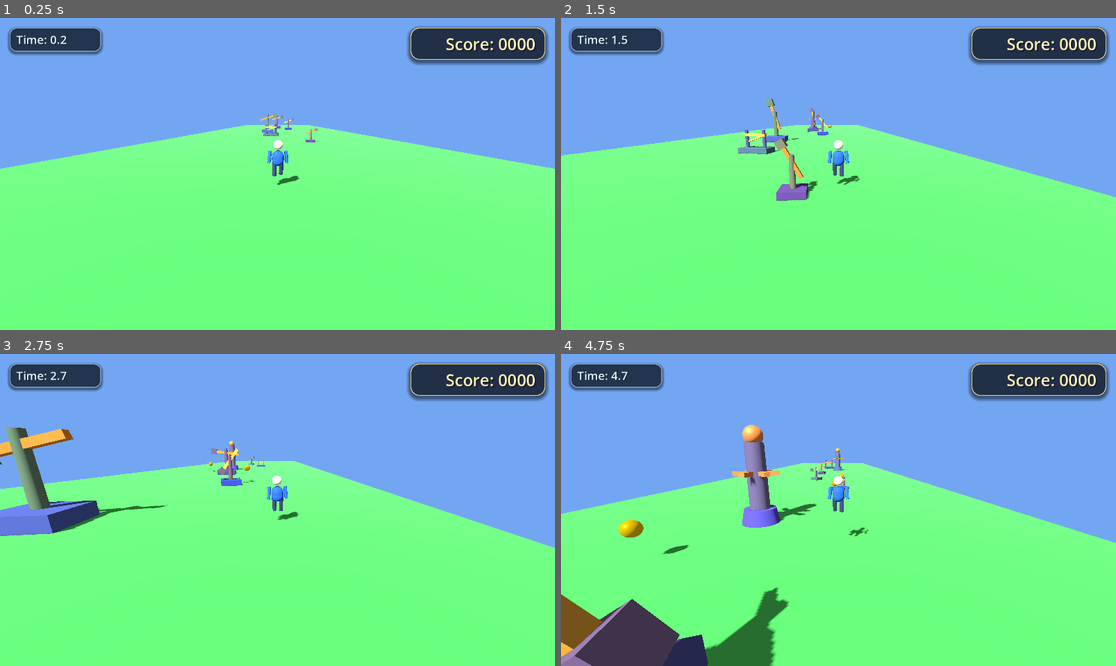
Above: before the commit, frames 1-4 (two rows, left to right).
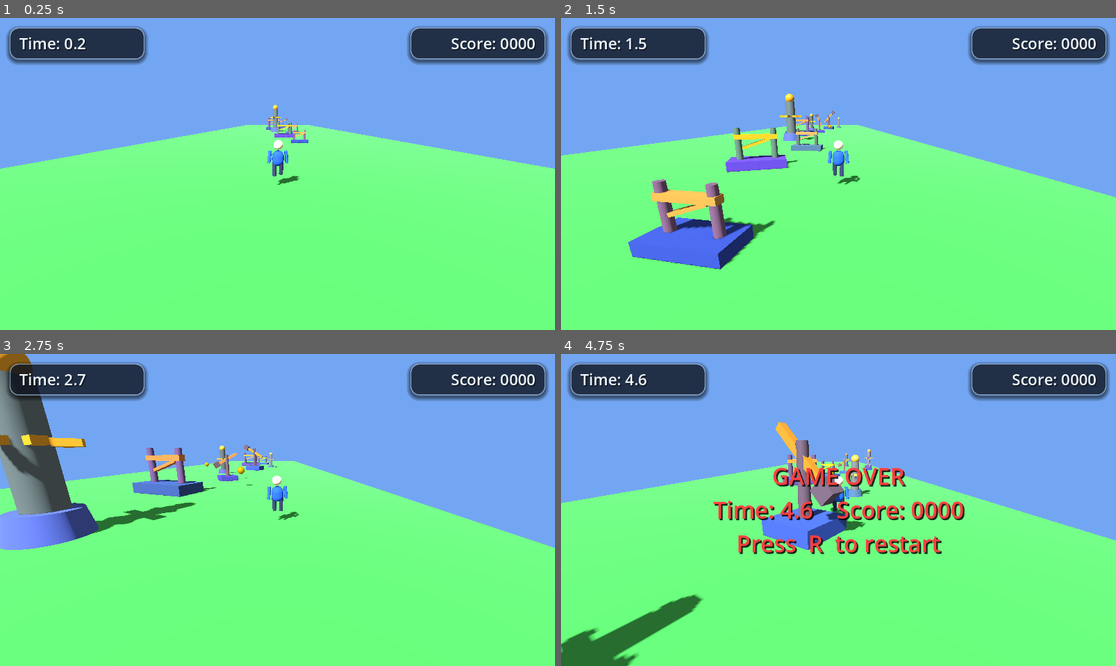
Above: after the commit, the same moments.

Repository: taiwuyang1/hello-godot
Game: Godot game, scene res://main.tscn
Two runs of this game, one before a commit and one after it. Both use one fixed random seed, a clock stepped at 60 frames per second and the inputs below.
Inputs:
- Up to frame 1 (0.25 s): no input
- Up to frame 2 (1.5 s): hold D (move_right) 0.53-1.28 s; tap Space (jump) at 0.77 s; hold A (move_left) from 1.28 s (still down)
- Up to frame 3 (2.75 s): tap Space (jump) at 1.52 s; release A (move_left) at 2.03 s; hold D (move_right) from 2.03 s (still down)
- Up to frame 4 (4.75 s): tap Space (jump) at 3.02, 3.77, 4.52 s; release D (move_right) at 3.53 s; hold A (move_left) from 3.53 s (still down)

The runs differ from the first frame. In frame 1, 3.3% of the frame differs, in the area x 1-99%, y 2-54%; in frame 2, 9.1%; in frame 3, 11%; in frame 4, 18%, in the area x 0-100%, y 2-100%.

Commit message:
加大关卡难度

Diff:
--- a/Main.gd
+++ b/Main.gd
@@ -5,7 +5,7 @@
 ## Collect gold pickups for points; hit an obstacle or fall off → Game Over.
 
 # ───────── tunables ─────────
-const RUN_SPEED       := 14.0
+const RUN_SPEED       := 16.0
 const STRAFE_SPEED    := 10.0
 const JUMP_VELOCITY   := 7.0
 const GRAVITY         := 20.0
@@ -13,10 +13,12 @@
 const CAM_PITCH_DEG   := -15.0
 
 const SPAWN_HORIZON   := 60.0
-const SPAWN_Z_GAP_MIN := 8.0
-const SPAWN_Z_GAP_MAX := 12.0
-const SPAWN_X_RANGE   := 4.0
-const MAX_OBSTACLES   := 10
+const SPAWN_Z_GAP_MIN := 6.2
+const SPAWN_Z_GAP_MAX := 9.2
+const SPAWN_X_RANGE   := 13.0
+const SPAWN_FOLLOW_WEIGHT := 0.90
+const SPAWN_LANE_HALF_WIDTH := 2.2
+const MAX_OBSTACLES   := 14
 const CLEANUP_BEHIND  := 40.0
 
 const PICKUP_Z_MIN    := 25.0     # pickups spawn 25–40 m ahead
@@ -29,6 +31,14 @@
 const FALL_LIMIT      := -10.0
 
 @export var pickup_points: int = 10
+
+class HeadScoreFloat:
+	var label: Label
+	var base_offset: Vector3 = Vector3.ZERO
+	var rise_height: float = 0.9
+	var drift_x: float = 0.0
+	var duration: float = 0.5
+	var age: float = 0.0
 
 # ───────── runtime refs ─────────
 var player       : CharacterBody3D
@@ -55,6 +65,7 @@
 var gameover_label : Label
 var ui_root        : Control
 var score_card     : PanelContainer
+var head_score_floats: Array[HeadScoreFloat] = []
 
 # ───────── game state ─────────
 var game_over  : bool  = false
@@ -348,43 +359,44 @@
 	time_card.anchor_bottom = 0.0
 	time_card.offset_left = 20
 	time_card.offset_top = 20
-	time_card.offset_right = 210
-	time_card.offset_bottom = 66
+	time_card.offset_right = 300
+	time_card.offset_bottom = 86
 	time_card.mouse_filter = Control.MOUSE_FILTER_IGNORE
 
 	var time_style := StyleBoxFlat.new()
-	time_style.bg_color = Color(0.05, 0.08, 0.13, 0.55)
-	time_style.corner_radius_top_left = 14
-	time_style.corner_radius_top_right = 14
-	time_style.corner_radius_bottom_right = 14
-	time_style.corner_radius_bottom_left = 14
+	time_style.bg_color = Color(0.07, 0.1, 0.16, 0.62)
+	time_style.corner_radius_top_left = 18
+	time_style.corner_radius_top_right = 18
+	time_style.corner_radius_bottom_right = 18
+	time_style.corner_radius_bottom_left = 18
 	time_style.border_width_left = 2
 	time_style.border_width_top = 2
 	time_style.border_width_right = 2
 	time_style.border_width_bottom = 2
-	time_style.border_color = Color(0.75, 0.88, 1.0, 0.5)
-	time_style.shadow_color = Color(0, 0, 0, 0.45)
-	time_style.shadow_size = 6
-	time_style.shadow_offset = Vector2(0, 3)
+	time_style.border_color = Color(0.75, 0.88, 1.0, 0.6)
+	time_style.shadow_color = Color(0, 0, 0, 0.5)
+	time_style.shadow_size = 9
+	time_style.shadow_offset = Vector2(0, 4)
 	time_card.add_theme_stylebox_override("panel", time_style)
 	ui_root.add_child(time_card)
 
 	var time_margin := MarginContainer.new()
-	time_margin.add_theme_constant_override("margin_left", 12)
-	time_margin.add_theme_constant_override("margin_top", 6)
-	time_margin.add_theme_constant_override("margin_right", 12)
-	time_margin.add_theme_constant_override("margin_bottom", 6)
+	time_margin.add_theme_constant_override("margin_left", 18)
+	time_margin.add_theme_constant_override("margin_top", 8)
+	time_margin.add_theme_constant_override("margin_right", 18)
+	time_margin.add_theme_constant_override("margin_bottom", 8)
 	time_card.add_child(time_margin)
 
 	time_label = Label.new()
 	time_label.name = "TimeLabel"
 	time_label.text = "Time: 0.0"
+	time_label.horizontal_alignment = HORIZONTAL_ALIGNMENT_LEFT
 	time_label.vertical_alignment = VERTICAL_ALIGNMENT_CENTER
-	time_label.add_theme_font_size_override("font_size", 24)
-	time_label.add_theme_color_override("font_color", Color(0.9, 0.98, 1.0))
+	time_label.add_theme_font_size_override("font_size", 32)
+	time_label.add_theme_color_override("font_color", Color(0.95, 0.98, 1.0))
 	time_label.add_theme_color_override("font_shadow_color", Color(0, 0, 0, 0.55))
-	time_label.add_theme_constant_override("shadow_offset_x", 1)
-	time_label.add_theme_constant_override("shadow_offset_y", 1)
+	time_label.add_theme_constant_override("shadow_offset_x", 2)
+	time_label.add_theme_constant_override("shadow_offset_y", 2)
 	time_margin.add_child(time_label)
 
 	# Score card (top-right)
@@ -410,7 +422,7 @@
 	score_style.border_width_top = 2
 	score_style.border_width_right = 2
 	score_style.border_width_bottom = 2
-	score_style.border_color = Color(1.0, 0.92, 0.55, 0.75)
+	score_style.border_color = Color(0.75, 0.88, 1.0, 0.6)
 	score_style.shadow_color = Color(0, 0, 0, 0.5)
 	score_style.shadow_size = 9
 	score_style.shadow_offset = Vector2(0, 4)
@@ -429,8 +441,8 @@
 	points_label.text = "Score: 0000"
 	points_label.horizontal_alignment = HORIZONTAL_ALIGNMENT_RIGHT
 	points_label.vertical_alignment = VERTICAL_ALIGNMENT_CENTER
-	points_label.add_theme_font_size_override("font_size", 34)
-	points_label.add_theme_color_override("font_color", Color(1.0, 0.95, 0.72))
+	points_label.add_theme_font_size_override("font_size", 32)
+	points_label.add_theme_color_override("font_color", Color(0.95, 0.98, 1.0))
 	points_label.add_theme_color_override("font_shadow_color", Color(0, 0, 0, 0.55))
 	points_label.add_theme_constant_override("shadow_offset_x", 2)
 	points_label.add_theme_constant_override("shadow_offset_y", 2)
@@ -479,9 +491,20 @@
 	body.add_to_group("obstacles")
 	add_child(body)
 
-	var half := randf_range(0.4, 1.2)
-	body.global_position = Vector3(
-		randf_range(-SPAWN_X_RANGE, SPAWN_X_RANGE), half, z)
+	var half := randf_range(0.55, 1.35)
+	var player_x := 0.0
+	if player != null:
+		player_x = player.global_position.x
+	var clamped_player_x := clampf(player_x, -SPAWN_X_RANGE, SPAWN_X_RANGE)
+	var random_center := randf_range(-SPAWN_X_RANGE, SPAWN_X_RANGE)
+	var spawn_center := lerpf(random_center, clamped_player_x, SPAWN_FOLLOW_WEIGHT)
+	var x_min := clampf(spawn_center - SPAWN_LANE_HALF_WIDTH, -SPAWN_X_RANGE, SPAWN_X_RANGE)
+	var x_max := clampf(spawn_center + SPAWN_LANE_HALF_WIDTH, -SPAWN_X_RANGE, SPAWN_X_RANGE)
+	if x_max - x_min < 0.2:
+		x_min = -SPAWN_X_RANGE
+		x_max = SPAWN_X_RANGE
+	var spawn_x := randf_range(x_min, x_max)
+	body.global_position = Vector3(spawn_x, half, z)
 
 	var side := half * 2.0
 	var floor_y := -half
@@ -811,7 +834,8 @@
 		text_tween.tween_property(points_label, "scale", Vector2.ONE, 0.12)
 
 		var text_color_tween := create_tween()
-		text_color_tween.tween_property(points_label, "modulate", Color(1.0, 0.95, 0.72, 1.0), 0.20)
+		text_color_tween.tween_property(points_label, "modulate", Color(1.0, 0.95, 0.72, 1.0), 0.10)
+		text_color_tween.tween_property(points_label, "modulate", Color.WHITE, 0.12)
 
 	if ui_root:
 		var float_label := Label.new()
@@ -847,6 +871,75 @@
 		float_tween.parallel().tween_property(float_label, "offset_bottom", rise_bottom, 0.34)
 		float_tween.tween_callback(float_label.queue_free)
 
+	_spawn_head_score_feedback(added_points)
+
+
+func _spawn_head_score_feedback(added_points: int) -> void:
+	if ui_root == null or player == null:
+		return
+
+	var head_label := Label.new()
+	head_label.name = "HeadScoreFloatLabel"
+	head_label.text = "+%d" % added_points
+	head_label.horizontal_alignment = HORIZONTAL_ALIGNMENT_CENTER
+	head_label.vertical_alignment = VERTICAL_ALIGNMENT_CENTER
+	head_label.custom_minimum_size = Vector2(96, 30)
+	head_label.add_theme_font_size_override("font_size", 24)
+	head_label.add_theme_color_override("font_color", Color(1.0, 0.96, 0.70, 1.0))
+	head_label.add_theme_color_override("font_shadow_color", Color(0, 0, 0, 0.7))
+	head_label.add_theme_constant_override("shadow_offset_x", 2)
+	head_label.add_theme_constant_override("shadow_offset_y", 2)
+	head_label.modulate = Color(1, 1, 1, 0)
+	ui_root.add_child(head_label)
+
+	var float_data: HeadScoreFloat = HeadScoreFloat.new()
+	float_data.label = head_label
+	float_data.base_offset = Vector3(randf_range(-0.14, 0.14), 1.9, 0)
+	float_data.rise_height = randf_range(0.6, 0.95)
+	float_data.drift_x = randf_range(-0.15, 0.15)
+	float_data.duration = randf_range(0.42, 0.56)
+	head_score_floats.append(float_data)
+
+
+func _update_head_score_feedbacks(delta: float) -> void:
+	if head_score_floats.is_empty() or player == null:
+		return
+
+	var cam := get_viewport().get_camera_3d()
+	if cam == null:
+		return
+
+	for i in range(head_score_floats.size() - 1, -1, -1):
+		var float_data: HeadScoreFloat = head_score_floats[i]
+		if float_data.label == null:
+			head_score_floats.remove_at(i)
+			continue
+
+		float_data.age += delta
+		var t := clampf(float_data.age / float_data.duration, 0.0, 1.0)
+		if t >= 1.0:
+			float_data.label.queue_free()
+			head_score_floats.remove_at(i)
+			continue
+
+		var world_pos := player.global_position + float_data.base_offset
+		world_pos.y += float_data.rise_height * t
+		world_pos.x += float_data.drift_x * t
+
+		if cam.is_position_behind(world_pos):
+			float_data.label.visible = false
+			continue
+
+		float_data.label.visible = true
+		var screen_pos := cam.unproject_position(world_pos)
+		float_data.label.position = screen_pos + Vector2(-48, -20)
+
+		var fade_in := clampf(t / 0.18, 0.0, 1.0)
+		var fade_out := clampf((1.0 - t) / 0.45, 0.0, 1.0)
+		var alpha := minf(fade_in, fade_out)
+		float_data.label.modulate = Color(1, 1, 1, alpha)
+		float_data.label.scale = Vector2.ONE * (0.92 + 0.15 * fade_in)
+
 
 func _cleanup_pickups() -> void:
 	for p in get_tree().get_nodes_in_group("pickups"):
@@ -931,6 +1024,8 @@
 	if ground:
 		ground.position.z = player.global_position.z
 
+	_update_head_score_feedbacks(delta)
+
 	if not game_over:
 		score_time += delta
 		time_label.text = "Time: %.1f" % score_time
